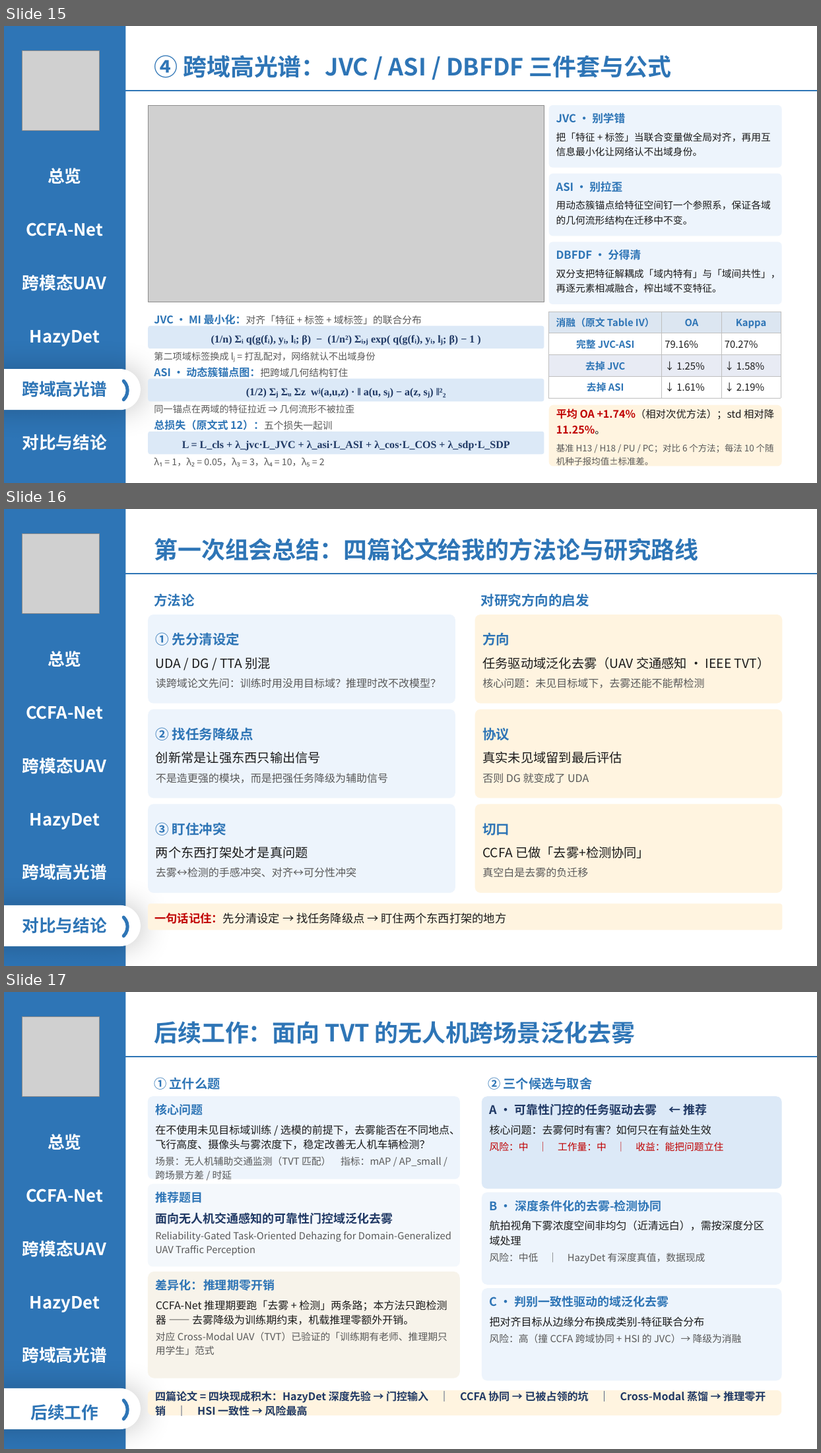
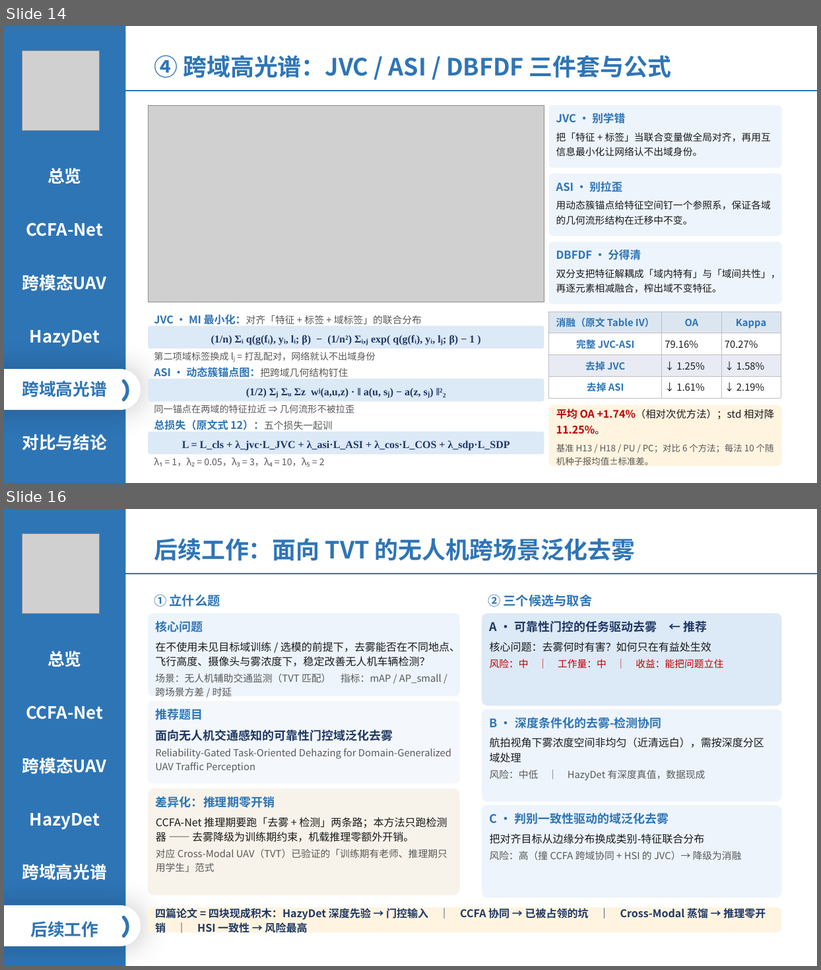
Before and after one commit to 139876/paper-notes, a slide deck: 论文精读/3-HazyDet精读/附件/四篇论文-组会汇报.pptx. Shown one above the other, each under a label of ours: slides 15, 16 and 17 before the commit, slides 14 and 16 after it; the slides between them are not shown. The pictures are 821x1453 and 821x970 pixels, drawn with LibreOffice and Linux fonts; fonts in the diff are those of the drawing; grey boxes stand for pictures. Boxes give left, top, right and bottom in pixels: in the first picture for what was removed or moved away, otherwise in the second. Text is boxed around its words. In the diff, an @@ line names an element or a change of style, - is before the commit and + after.

```diff
--- a/论文精读/3-HazyDet精读/附件/四篇论文-组会汇报.pptx
+++ b/论文精读/3-HazyDet精读/附件/四篇论文-组会汇报.pptx
@@ slide 16 removed at [4,509,817,966], background #FFFFFF @@
@@ rectangle removed at [4,509,126,966] @@
@@ picture removed at [22,534,99,614] @@
@@ text removed at [154,538,698,561] @@
-第一次组会总结：四篇论文给我的方法论与研究路线
@@ line removed from (126, 574) to (817, 574) @@
@@ text removed at [154,593,194,607] @@
-方法论
@@ text removed at [481,593,589,607] @@
-对研究方向的启发
@@ rounded rectangle removed at [148,615,455,704] @@
-① 先分清设定
-UDA / DG / TTA 别混
-读跨域论文先问：训练时用没用目标域？推理时改不改模型？
@@ rounded rectangle removed at [475,615,782,704] @@
-方向
-任务驱动域泛化去雾（UAV 交通感知 · IEEE TVT）
-核心问题：未见目标域下，去雾还能不能帮检测
@@ text removed at [48,651,81,667] @@
-总览
@@ text removed at [26,706,103,720] @@
-CCFA-Net
@@ rounded rectangle removed at [148,710,455,799] @@
-② 找任务降级点
-创新常是让强东西只输出信号
-不是造更强的模块，而是把强任务降级为辅助信号
@@ rounded rectangle removed at [475,710,782,799] @@
-协议
-真实未见域留到最后评估
-否则 DG 就变成了 UDA
@@ text removed at [22,758,107,774] @@
-跨模态UAV
@@ rounded rectangle removed at [148,804,455,893] @@
-③ 盯住冲突
-两个东西打架处才是真问题
-去雾↔检测的手感冲突、对齐↔可分性冲突
@@ rounded rectangle removed at [475,804,782,893] @@
-切口
-CCFA 已做「去雾+检测协同」
-真空白是去雾的负迁移
@@ text removed at [30,813,100,830] @@
-HazyDet
@@ text removed at [22,864,106,881] @@
-跨域高光谱
@@ rounded rectangle removed at [148,904,782,931] @@
-一句话记住：先分清设定 → 找任务降级点 → 盯住两个东西打架的地方
@@ rounded rectangle removed at [4,906,141,947] @@
@@ text removed at [22,918,106,934] @@
-对比与结论
@@ arc (boxed as its full ellipse) removed at [96,908,133,946] @@
@@ what was slide 15 is now slide 14 @@
@@ what was slide 17 is now slide 16 @@
```
Also in this commit, not shown: 10 slides changed, 1 slide added, 1 other slide removed.
